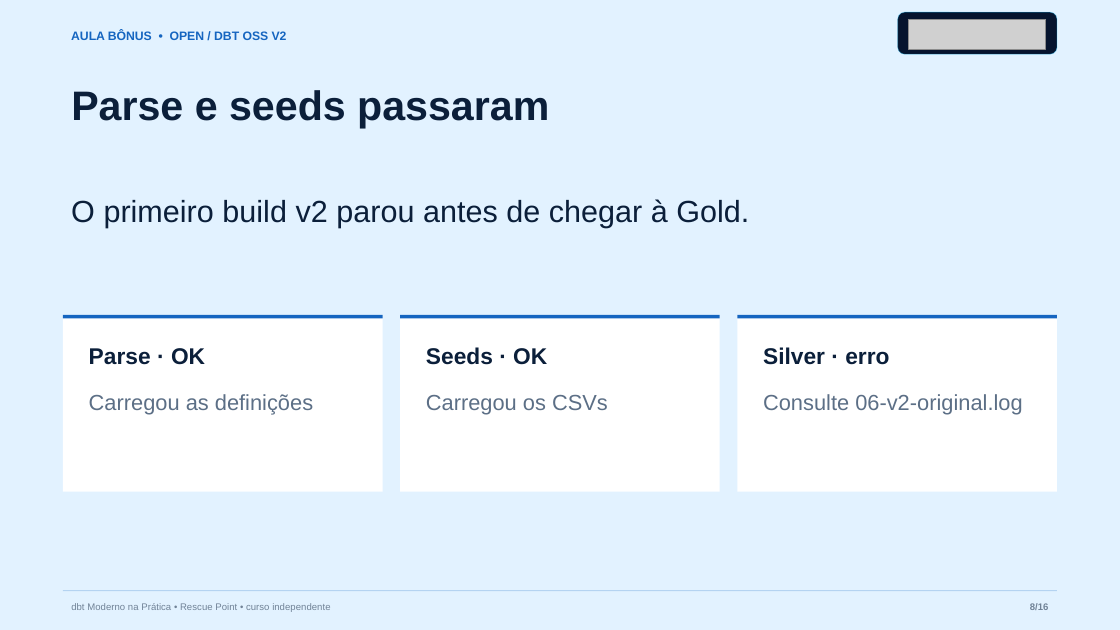
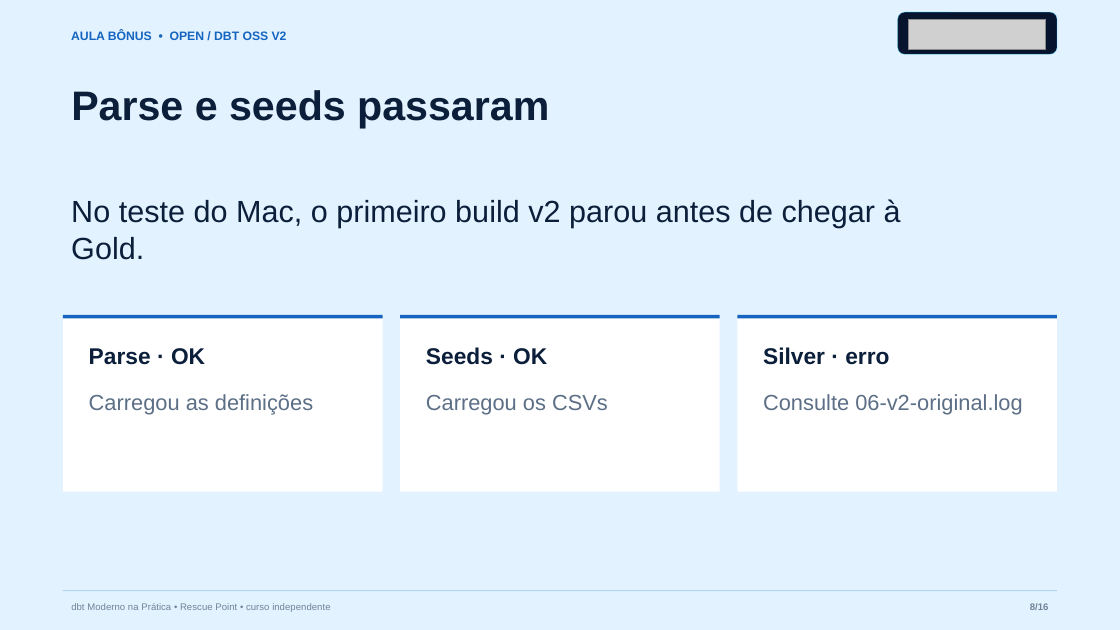
Before and after one commit to AnselmoBorges/dbt-moderno-na-pratica, a slide deck: slide 8 of assets/decks/bonus-migracao-v2.pptx. Drawn at 1120x630 pixels with LibreOffice and Linux fonts; fonts in the diff are those of the drawing; grey boxes stand for pictures. Boxes give left, top, right and bottom in pixels: in the first picture for what was removed or moved away, otherwise in the second. Text is boxed around its words. In the diff, an @@ line names an element or a change of style, - is before the commit and + after.

Commit message:
Isola testes do recorte e documenta a diferença do macOS

```diff
--- a/assets/decks/bonus-migracao-v2.pptx
+++ b/assets/decks/bonus-migracao-v2.pptx
@@ text at (x1=71, y1=199, x2=901, y2=260): text changed @@
-O primeiro build v2 parou antes de chegar à Gold.
+No teste do Mac, o primeiro build v2 parou antes de chegar à Gold.
```
Also in this commit, not shown: 4 other slides changed, 6 other files.
